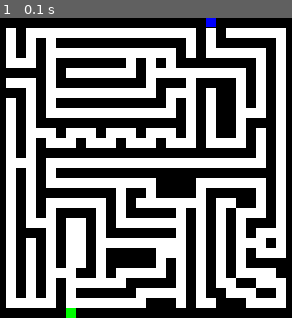
Above: before the commit, frame 1.
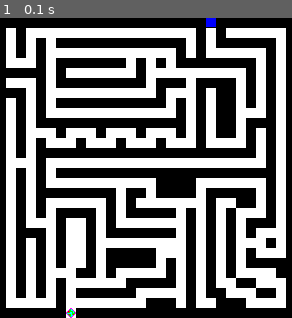
Above: after the commit, the same moment.

Repository: rtw314/manpac
Game: pygame game, started from game.py
The game is run twice, just before and just after one commit, with the same random seed, the same clock (stepped at 60 frames per second) and the same inputs.
Inputs:
- Up to frame 1 (0.1 s): no input

The runs differ from the first frame. In frame 1, less than 0.1% of the frame differs, in the area x 22-27%, y 96-100%.

Commit message:
Add the player sprite to the map start location

Diff:
--- a/game.py
+++ b/game.py
@@ -7,9 +7,15 @@
     screen = pygame.display.set_mode((300, 300))
     background = pygame.Surface(screen.get_size())
     background = background.convert()
+    player = pygame.image.load(os.path.join('sprites', 'player_small.png'))
     for y in range(30):
         for x in range(30):
-            background.fill(maze.get_at((x, y)), pygame.Rect(x * 10, y * 10, x * 10 + 9, y * 10 + 9))
+            fill_color = maze.get_at((x, y))
+            current_loc = (x * 10, y * 10)
+            background.fill(fill_color, pygame.Rect(x * 10, y * 10, x * 10 + 9, y * 10 + 9))
+            if fill_color.r == 0:
+                if fill_color.g == 255:
+                    background.blit(player, current_loc)
     #background.blit(maze, (150, 150))
     screen.blit(background, (0, 0))
     pygame.display.flip()
Binary file added: sprites/player_small.png
